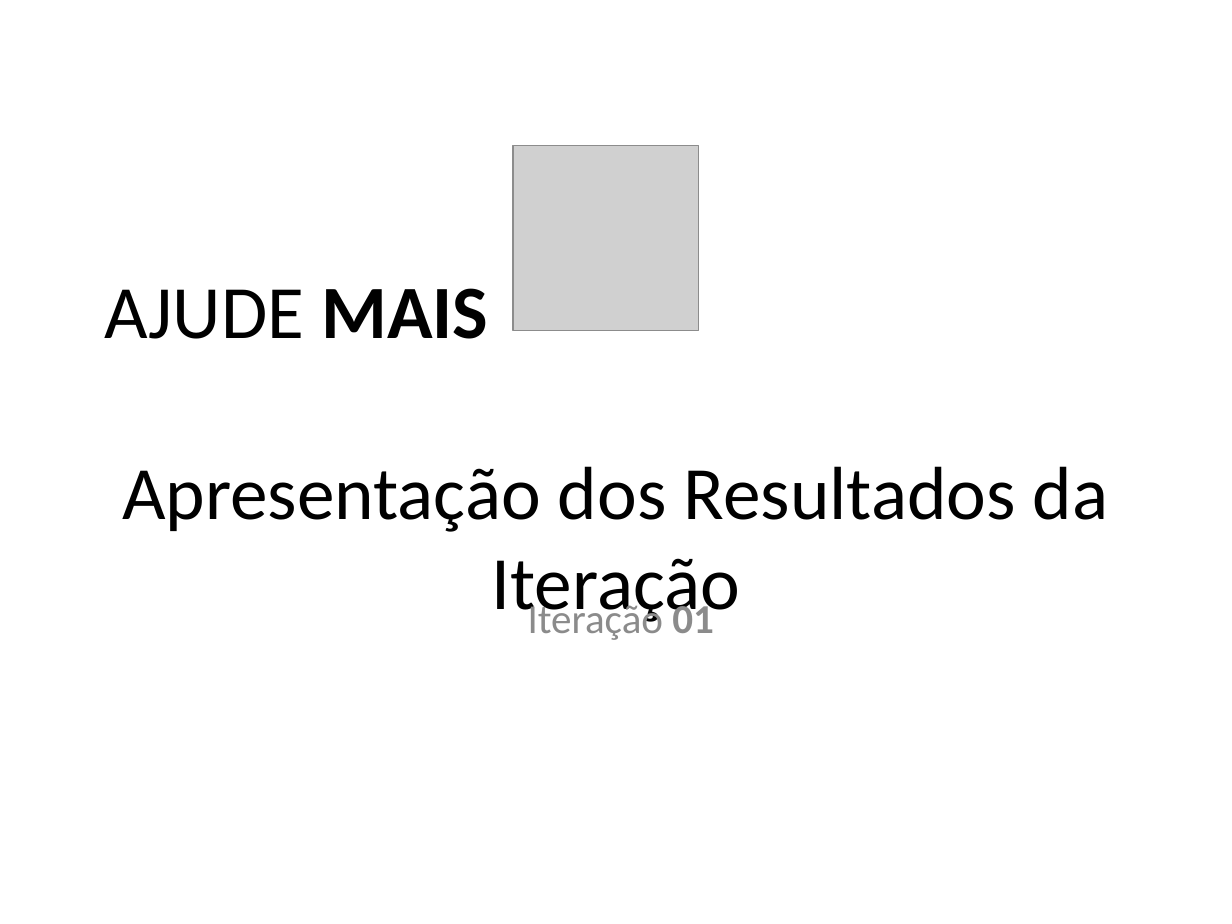
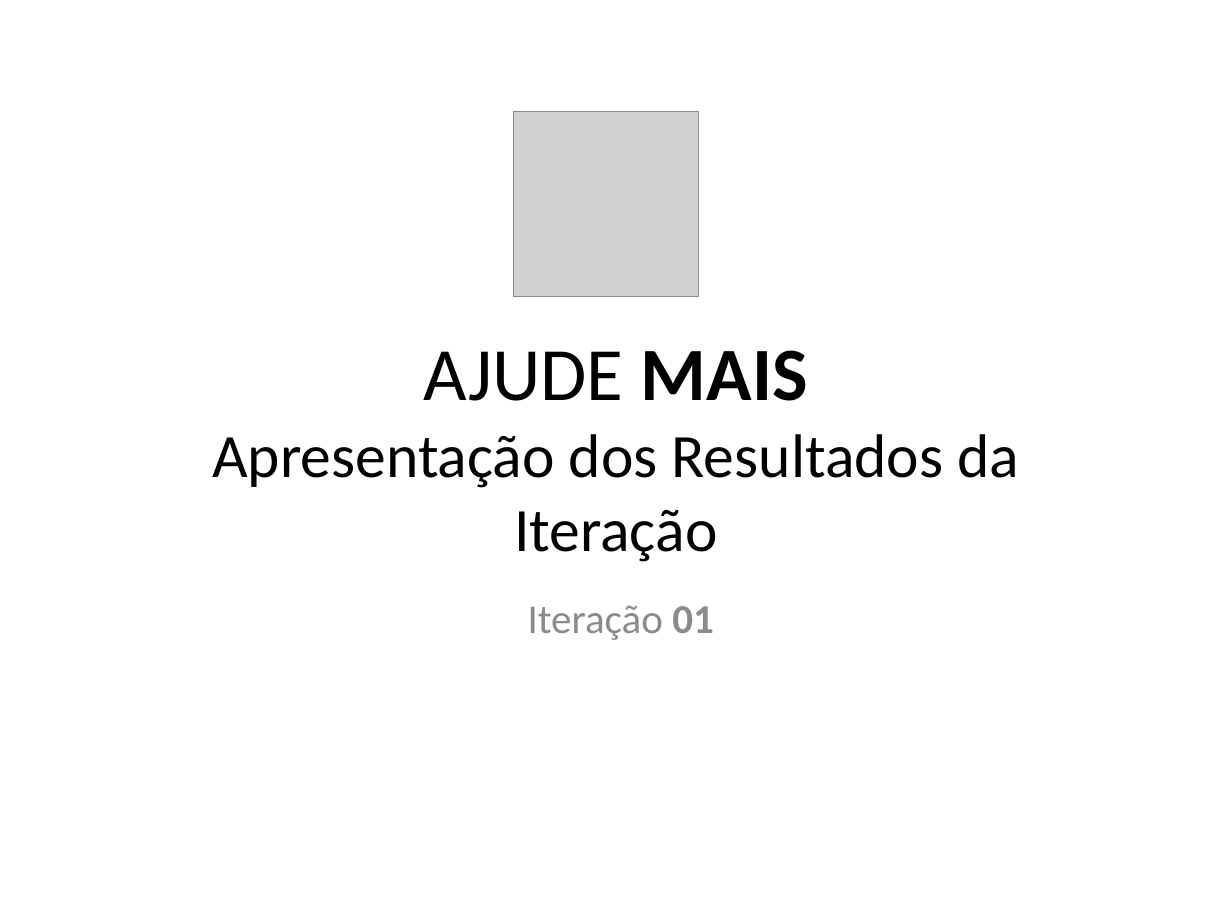
Before and after one commit to AjudeMais/ajudeMais-Projeto, a slide deck: slide 1 of Projeto-AjudeMais/002-Acompanhamento/Iteracao-01/ADR - apresentacao de resultados-IT01.pptx. Drawn at 1232x924 pixels with LibreOffice and Linux fonts; fonts in the diff are those of the drawing; grey boxes stand for pictures. Boxes give left, top, right and bottom in pixels: in the first picture for what was removed or moved away, otherwise in the second. Text is boxed around its words. In the diff, an @@ line names an element or a change of style, - is before the commit and + after.

```diff
--- a/Projeto-AjudeMais/002-Acompanhamento/Iteracao-01/ADR - apresentacao de resultados-IT01.pptx
+++ b/Projeto-AjudeMais/002-Acompanhamento/Iteracao-01/ADR - apresentacao de resultados-IT01.pptx
@@ picture: place and size @@
-picture at (514,145,699,330)
+picture at (514,112,699,297)
@@ text at (212,350,1019,562): text changed; size 44 to 36 pt @@
-AJUDE MAIS
-Apresentação dos Resultados da Iteração
+AJUDE MAIS
+Apresentação dos Resultados da Iteração
@@ text "Iteração 01" rewrapped from (528,600,714,640) to (528,605,714,640) @@
```
Also in this commit, not shown: 2 slides added, 1 slide removed, 9 other files.
